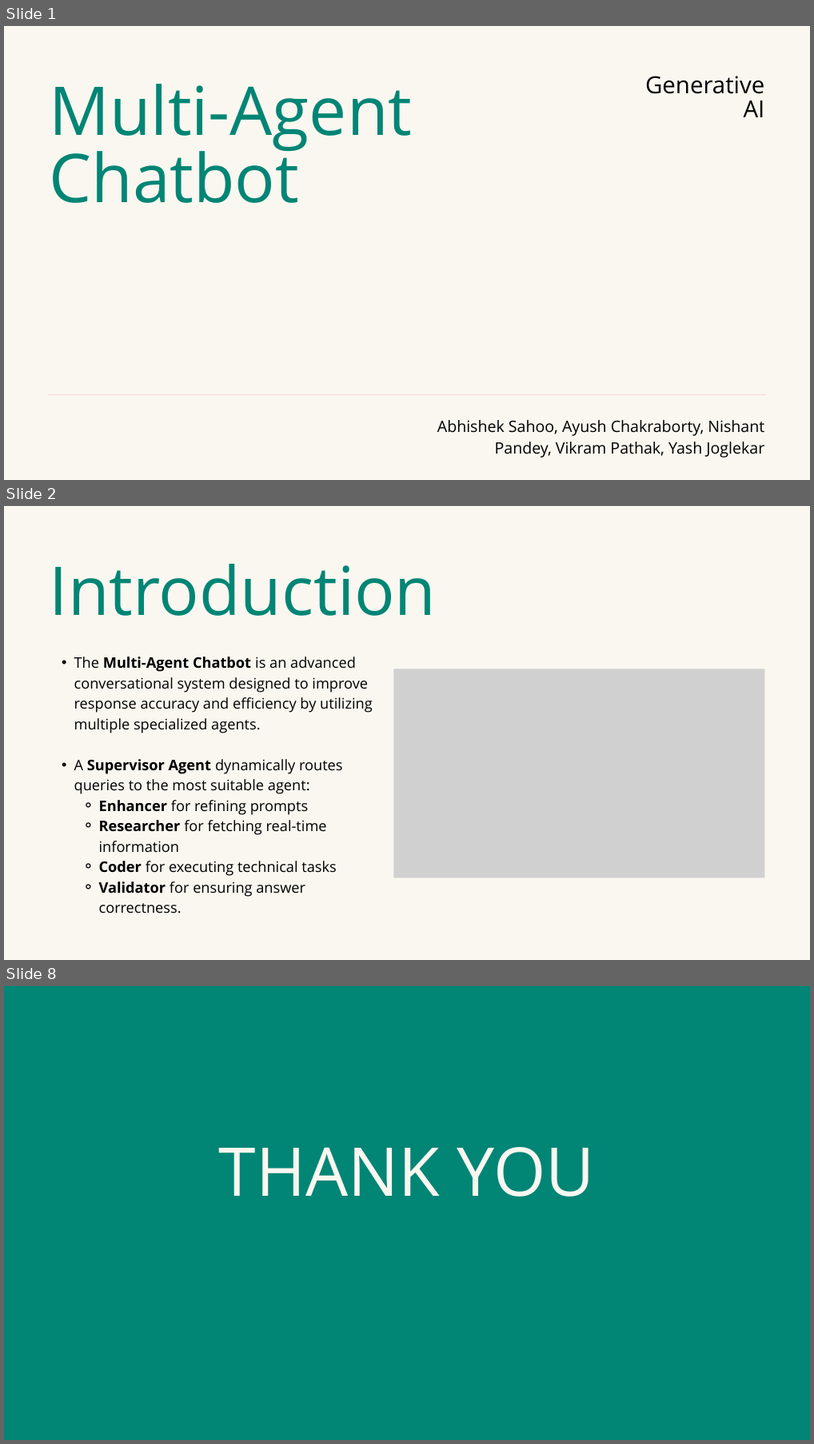
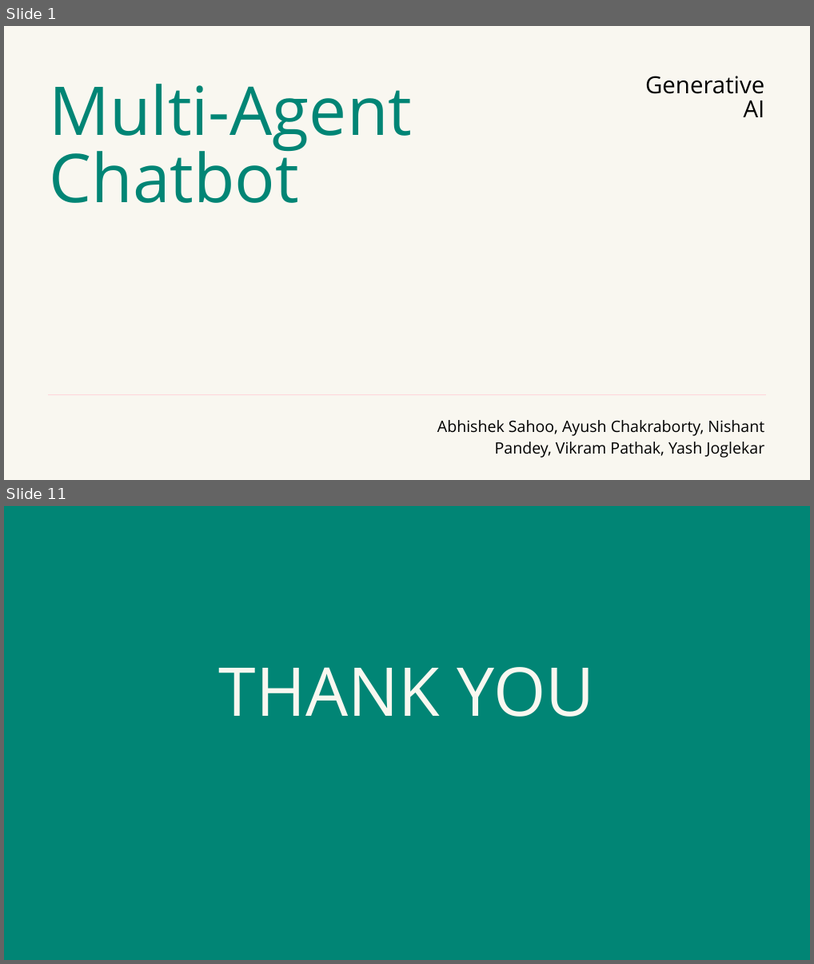
Before and after one commit to YASHBRO/GenAi-Final-Project, a slide deck: Multi-Agent Chatbot.pptx. Shown one above the other, each under a label of ours: slides 1, 2 and 8 before the commit, slides 1 and 11 after it; the slides between them are not shown. The pictures are 814x1444 and 814x964 pixels, drawn with LibreOffice and Linux fonts; fonts in the diff are those of the drawing; grey boxes stand for pictures. Boxes give left, top, right and bottom in pixels: in the first picture for what was removed or moved away, otherwise in the second. Text is boxed around its words. In the diff, an @@ line names an element or a change of style, - is before the commit and + after.

```diff
--- a/Multi-Agent Chatbot.pptx
+++ b/Multi-Agent Chatbot.pptx
@@ slide 2 removed at (4,506,810,960), background #F9F7F0 @@
@@ text removed at (50,564,437,616) @@
-Introduction
@@ text removed at (74,656,373,912) @@
-  • The Multi-Agent Chatbot is an advanced conversational system designed to improve response accuracy and efficiency by utilizing multiple specialized agents.
-  • A Supervisor Agent dynamically routes queries to the most suitable agent:
-    ⚬ Enhancer for refining prompts
-    ⚬ Researcher for fetching real-time information
-    ⚬ Coder for executing technical tasks
-    ⚬ Validator for ensuring answer correctness.
@@ picture removed at (394,669,766,878) @@
@@ what was slide 8 is now slide 11 @@
```
Also in this commit, not shown: 2 slides changed, 7 slides added, 3 other slides removed.
